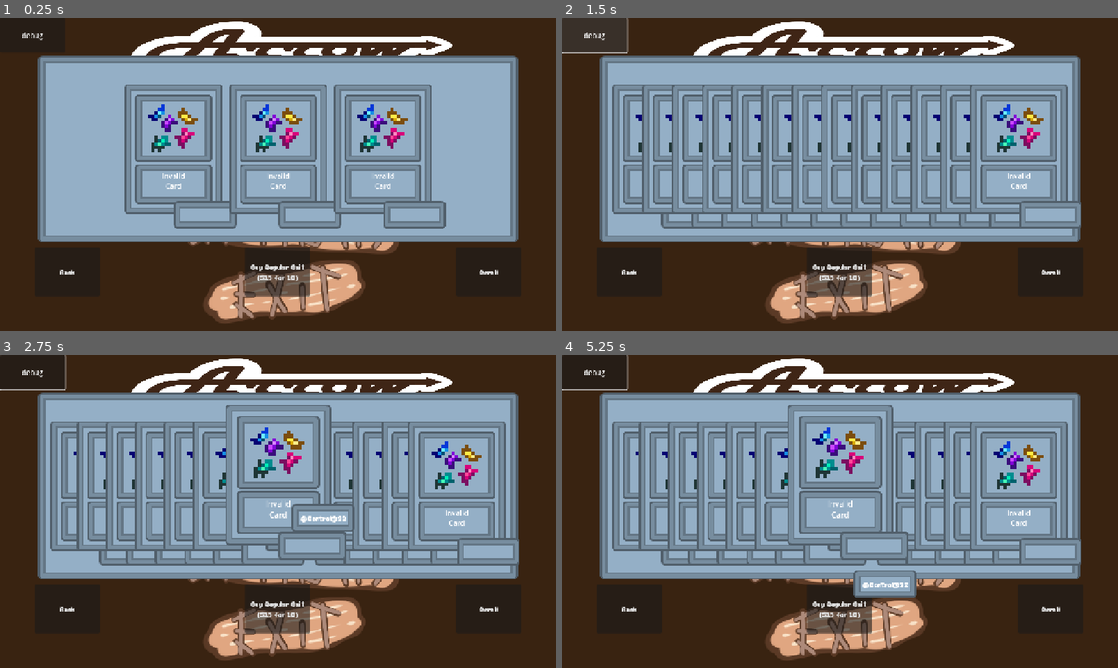
Above: before the commit, frames 1-4 (two rows, left to right).
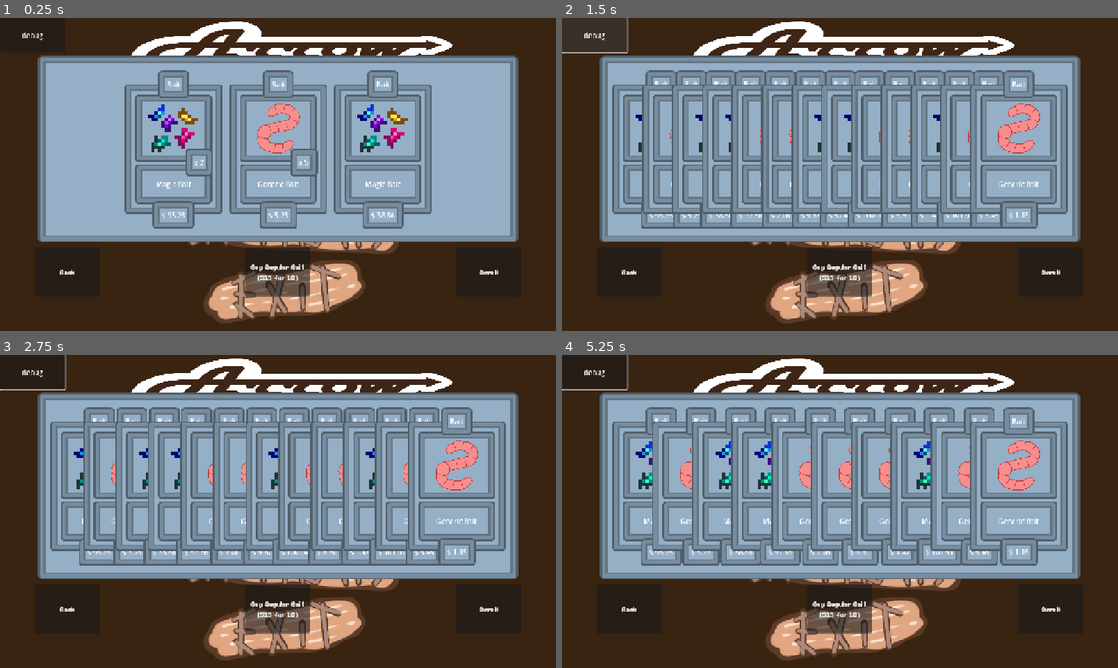
Above: after the commit, the same moments.

Repository: Meoah/Team-Awesome
Game: Godot game, scene res://scenes/ui/pop_ups/shop_popup.tscn
The game is run twice, just before and just after one commit, with the same random seed, the same clock (stepped at 60 frames per second) and the same inputs. This scene is started directly instead of the project's main scene.
Inputs (mouse positions are in pixels of both pictures, inside the frame that each line leads up to):
- Up to frame 1 (0.25 s): no input
- Up to frame 2 (1.5 s): click "Buy Regular Bait ($15 for 10)" at 0.5 s; click "debug" at 1.25 s
- Up to frame 3 (2.75 s): click (283, 495) at 2 s
- Up to frame 4 (5.25 s): click (845, 495) at 2.75 s; click "Reroll" at 3.5 s; click "Back" at 4.25 s; click (845, 561) at 5 s

The runs differ from the first frame. In frame 1, 5.7% of the frame differs, in the area x 27-81%, y 16-68%; in frame 2, 6.2%; in frame 3, 22%; in frame 4, 23%, in the area x 13-94%, y 16-78%.

Commit message:
Randomization logic works

Diff:
--- a/scenes/tooltip.gd
+++ b/scenes/tooltip.gd
@@ -15,6 +15,11 @@
 
 # Sets the text then attempts to set the tooltip to the target location.
 func _show_tooltip(target_global_position : Vector2, incoming_text : String) -> void:
+	# Abort if there's no text to be shown.
+	if !incoming_text:
+		_hide_tooltip()
+		return
+
 	tooltip_label.text = incoming_text
 	tooltip_panel.visible = true
 	_set_tooltip_position(target_global_position)
--- a/scenes/ui/pop_ups/shop/card.tscn
+++ b/scenes/ui/pop_ups/shop/card.tscn
@@ -1,19 +1,26 @@
-[gd_scene load_steps=4 format=3 uid="uid://bk1bcrfoh1bco"]
+[gd_scene load_steps=5 format=3 uid="uid://bk1bcrfoh1bco"]
 
 [ext_resource type="Script" uid="uid://b5ys5a180o8lv" path="res://scripts/ui/pop_ups/shop/card.gd" id="1_bcowh"]
 [ext_resource type="Texture2D" uid="uid://bubkm6extv28x" path="res://assets/textures/ui/panel_grey.png" id="1_gi68q"]
-[ext_resource type="Texture2D" uid="uid://dy1o3elvpuw8v" path="res://assets/textures/bait/placeholder_bait.png" id="3_d84nm"]
-
-[node name="Card" type="Control" node_paths=PackedStringArray("card_name_label", "cost_panel", "cost_label")]
+[ext_resource type="Texture2D" uid="uid://dpyu65euhj5p0" path="res://assets/textures/debug/prohibited.png" id="3_ci7qd"]
+
+[sub_resource type="StyleBoxTexture" id="StyleBoxTexture_ci7qd"]
+
+[node name="Card" type="Control" node_paths=PackedStringArray("card_type_panel", "card_type_label", "card_name_label", "card_image_texture_rect", "card_quantity_panel", "card_quantity_label", "card_cost_panel", "card_cost_label")]
 custom_minimum_size = Vector2(225, 300)
 layout_mode = 3
 anchor_right = 0.17600001
 anchor_bottom = 0.40100002
 offset_right = -0.28001404
 script = ExtResource("1_bcowh")
+card_type_panel = NodePath("Type")
+card_type_label = NodePath("Type/MarginContainer/Label")
 card_name_label = NodePath("CardFront/MarginContainer/VBoxContainer/Details/MarginContainer/Label")
-cost_panel = NodePath("Cost")
-cost_label = NodePath("Cost/MarginContainer/Label")
+card_image_texture_rect = NodePath("CardFront/MarginContainer/VBoxContainer/Image/MarginContainer/CardImage")
+card_quantity_panel = NodePath("Quantity")
+card_quantity_label = NodePath("Quantity/MarginContainer/Label")
+card_cost_panel = NodePath("Cost")
+card_cost_label = NodePath("Cost/MarginContainer/Label")
 
 [node name="CardFront" type="NinePatchRect" parent="."]
 layout_mode = 1
@@ -75,9 +82,10 @@
 theme_override_constants/margin_right = 16
 theme_override_constants/margin_bottom = 16
 
-[node name="TextureRect" type="TextureRect" parent="CardFront/MarginContainer/VBoxContainer/Image/MarginContainer"]
-layout_mode = 2
-texture = ExtResource("3_d84nm")
+[node name="CardImage" type="TextureRect" parent="CardFront/MarginContainer/VBoxContainer/Image/MarginContainer"]
+layout_mode = 2
+texture = ExtResource("3_ci7qd")
+expand_mode = 1
 stretch_mode = 5
 
 [node name="Details" type="Control" parent="CardFront/MarginContainer/VBoxContainer"]
@@ -118,16 +126,84 @@
 Card"
 autowrap_mode = 0
 horizontal_alignment = 1
-
-[node name="Cost" type="NinePatchRect" parent="."]
+vertical_alignment = 1
+
+[node name="AnimationPlayer" type="AnimationPlayer" parent="."]
+
+[node name="Type" type="PanelContainer" parent="."]
+layout_mode = 1
+anchors_preset = -1
+anchor_left = 0.5
+anchor_right = 0.5
+grow_horizontal = 2
+grow_vertical = 2
+theme_override_styles/panel = SubResource("StyleBoxTexture_ci7qd")
+
+[node name="NinePatchRect" type="NinePatchRect" parent="Type"]
+layout_mode = 2
+texture = ExtResource("1_gi68q")
+patch_margin_left = 16
+patch_margin_top = 16
+patch_margin_right = 16
+patch_margin_bottom = 16
+
+[node name="MarginContainer" type="MarginContainer" parent="Type"]
+layout_mode = 2
+theme_override_constants/margin_left = 20
+theme_override_constants/margin_top = 20
+theme_override_constants/margin_right = 20
+theme_override_constants/margin_bottom = 20
+
+[node name="Label" type="RichTextLabel" parent="Type/MarginContainer"]
+layout_mode = 2
+bbcode_enabled = true
+fit_content = true
+autowrap_mode = 0
+
+[node name="Quantity" type="PanelContainer" parent="."]
+layout_mode = 1
+anchors_preset = -1
+anchor_left = 0.9
+anchor_top = 0.6
+anchor_right = 0.9
+anchor_bottom = 0.6
+grow_horizontal = 0
+grow_vertical = 2
+theme_override_styles/panel = SubResource("StyleBoxTexture_ci7qd")
+
+[node name="NinePatchRect" type="NinePatchRect" parent="Quantity"]
+layout_mode = 2
+texture = ExtResource("1_gi68q")
+patch_margin_left = 16
+patch_margin_top = 16
+patch_margin_right = 16
+patch_margin_bottom = 16
+
+[node name="MarginContainer" type="MarginContainer" parent="Quantity"]
+layout_mode = 2
+theme_override_constants/margin_left = 20
+theme_override_constants/margin_top = 20
+theme_override_constants/margin_right = 20
+theme_override_constants/margin_bottom = 20
+
+[node name="Label" type="RichTextLabel" parent="Quantity/MarginContainer"]
+layout_mode = 2
+bbcode_enabled = true
+fit_content = true
+autowrap_mode = 0
+
+[node name="Cost" type="PanelContainer" parent="."]
 layout_mode = 1
 anchors_preset = -1
 anchor_left = 0.5
 anchor_top = 0.9
-anchor_right = 1.0
-anchor_bottom = 1.0
-offset_right = 32.0
-offset_bottom = 32.0
+anchor_right = 0.5
+anchor_bottom = 1.0
+grow_horizontal = 2
+theme_override_styles/panel = SubResource("StyleBoxTexture_ci7qd")
+
+[node name="NinePatchRect" type="NinePatchRect" parent="Cost"]
+layout_mode = 2
 texture = ExtResource("1_gi68q")
 patch_margin_left = 16
 patch_margin_top = 16
@@ -135,22 +211,14 @@
 patch_margin_bottom = 16
 
 [node name="MarginContainer" type="MarginContainer" parent="Cost"]
-layout_mode = 1
-anchors_preset = 15
-anchor_right = 1.0
-anchor_bottom = 1.0
-grow_horizontal = 2
-grow_vertical = 2
-theme_override_constants/margin_left = 16
-theme_override_constants/margin_top = 16
-theme_override_constants/margin_right = 16
-theme_override_constants/margin_bottom = 16
+layout_mode = 2
+theme_override_constants/margin_left = 20
+theme_override_constants/margin_top = 20
+theme_override_constants/margin_right = 20
+theme_override_constants/margin_bottom = 20
 
 [node name="Label" type="RichTextLabel" parent="Cost/MarginContainer"]
 layout_mode = 2
 bbcode_enabled = true
 fit_content = true
 autowrap_mode = 0
-horizontal_alignment = 1
-
-[node name="AnimationPlayer" type="AnimationPlayer" parent="."]
--- a/scenes/ui/tooltip_layer.tscn
+++ b/scenes/ui/tooltip_layer.tscn
@@ -43,4 +43,6 @@
 layout_mode = 2
 bbcode_enabled = true
 fit_content = true
+scroll_active = false
 autowrap_mode = 0
+horizontal_alignment = 1
--- a/scripts/ui/pop_ups/shop/card.gd
+++ b/scripts/ui/pop_ups/shop/card.gd
@@ -1,40 +1,132 @@
 extends Control
 class_name Card
 
-@export var card_name_label : RichTextLabel
-
+var card_name : String = ""
+var card_image : NodePath = ""
+var card_type : String = ""
+var card_cost : float = -1.0
+var card_cost_type : String = "$"
+var card_quantity : int = 1
 var card_description : String = ""
 
+var item_type : String = ""
+var item_id : int = 0
+
+signal card_purchased(purchased_card_info : Dictionary)
+
+const PURCHASED_ITEM_TYPE : String = "item_type"
+
+var purchased_card_info : Dictionary = {}
+
 func _ready() -> void:
-	pass
+	_set_parameters(ItemData.get_data(item_type, item_id))
+	_refresh_all()
+
+func _set_item(incoming_type : String, incoming_id : int) -> void:
+	item_type = incoming_type
+	item_id = incoming_id
+
+func _set_parameters(data : Dictionary = {}) -> void:
+	if data.has(ItemData.KEY_NAME) : card_name = data.get(ItemData.KEY_NAME)
+	if data.has(ItemData.KEY_IMAGE) : card_image = data.get(ItemData.KEY_IMAGE)
+	if data.has(ItemData.KEY_TYPE) : card_type = data.get(ItemData.KEY_TYPE)
+	if data.has(ItemData.KEY_QUANTITY_MIN) || data.has(ItemData.KEY_QUANTITY_MAX) : _set_quantity(data)
+	if data.has(ItemData.KEY_COST) : _set_cost(data)
+	if data.has(ItemData.KEY_DESCRIPTION) : card_description = data.get(ItemData.KEY_DESCRIPTION)
+	_refresh_all()
+
+# Sets the quantity of the item.
+func _set_quantity(data : Dictionary) -> void:
+	# Finds the minimum and maximum allowed values.
+	var quantity_min : int = 1
+	var quantity_max : int = 1
+	if data.has(ItemData.KEY_QUANTITY_MIN) : quantity_min = data.get(ItemData.KEY_QUANTITY_MIN)
+	if data.has(ItemData.KEY_QUANTITY_MAX) : quantity_max = data.get(ItemData.KEY_QUANTITY_MAX)
+
+	# If maximum is ever smaller than minimum, take minimum. However, if minimum is below 1, set it to 1 anyways.
+	if quantity_max <= quantity_min : card_quantity = quantity_min
+	if quantity_min < 1 : card_quantity = 1
+
+	# Randomly choose between the minimum and maximum and set that as the quantity.
+	card_quantity = randi_range(quantity_min, quantity_max)
+
+# Sets the cost of the item.
+func _set_cost(data : Dictionary) -> void:
+	# Since cost type only matters if there exists a cost, set it here.
+	if data.has(ItemData.KEY_COST_TYPE) : card_cost_type = data.get(ItemData.KEY_COST_TYPE)
+
+	# Determines the cost factor, which must be between 0 and 1.
+	var cost_factor : float = 0.9
+	if data.has(ItemData.KEY_COST_FACTOR) : cost_factor = data.get(ItemData.KEY_COST_FACTOR)
+	cost_factor = clamp(cost_factor, 0.0, 1.0) - 1.0
+
+	# Randomizes the cost according to +/- the factor by a percentage.
+	card_cost = data.get(ItemData.KEY_COST)
+	cost_factor = randf_range((1.0 - cost_factor), (1.0 + cost_factor))
+	card_cost *= cost_factor
+
+	# Finally, multiply the cost by the quantity.
+	card_cost *= card_quantity
 
 func _refresh_all() -> void:
+	_refresh_type()
+	_refresh_name()
+	_refresh_image()
+	_refresh_quantity()
 	_refresh_cost()
 
+@export var card_type_panel : PanelContainer
+@export var card_type_label : RichTextLabel
+func _refresh_type() -> void:
+	if !card_type:
+		card_type_panel.visible = false
+		return
+
+	card_type_label.text = card_type
+
+@export var card_name_label : RichTextLabel
+func _refresh_name() -> void:
+	if card_name : card_name_label.text = card_name
+
+@export var card_image_texture_rect : TextureRect
+func _refresh_image() -> void:
+	if card_image : card_image_texture_rect.texture = load(card_image)
+
+@export var card_quantity_panel : PanelContainer
+@export var card_quantity_label : RichTextLabel
+func _refresh_quantity() -> void:
+	if card_quantity <= 1:
+		card_quantity_panel.visible = false
+		return
+
+	card_quantity_label.text = "x %d" % card_quantity
+
 # Handles the cost window.
-@export var cost_panel : Control
-@export var cost_label : RichTextLabel
-var cost : float = -1.0
-var cost_type : String = "default"
+@export var card_cost_panel : PanelContainer
+@export var card_cost_label : RichTextLabel
 func _refresh_cost() -> void:
 	# If the cost is negative, don't display the window.
-	if cost < 0:
-		cost_panel.visible = false
+	if card_cost < 0:
+		card_cost_panel.visible = false
 		return
-	cost_panel.visible = true
+	card_cost_panel.visible = true
 
 	# If cost is 0, it's free.
-	if cost == 0.0:
-		cost_label.text = "FREE!!"
+	if card_cost == 0.0:
+		card_cost_label.text = "FREE!!"
 		return
 
-	# Prefixes
+	# Prefixes or suffixes the cost by type.
 	var final_cost_string : String = ""
-	match cost_type:
+	match card_cost_type:
 		"$":
 			final_cost_string += "$ "
-			final_cost_string += "%.2f" % cost
+			final_cost_string += "%.2f" % card_cost
 		_:
-			final_cost_string = "Invalid cost type"
+			final_cost_string = "%.2f" % card_cost
 
-	cost_label.text = final_cost_string
+	card_cost_label.text = final_cost_string
+
+# Handles what happens when item is purchased.
+func _card_purchased() -> void:
+	card_purchased.emit(purchased_card_info)
--- a/scripts/ui/pop_ups/shop/card_stage.gd
+++ b/scripts/ui/pop_ups/shop/card_stage.gd
@@ -1,7 +1,5 @@
 extends Control
 class_name CardStage
-
-# TODO Selecting cards
 
 const CARD_SIZE : Vector2 = Vector2(225, 300)
 
@@ -16,7 +14,7 @@
 const FAN_STRENGTH : float = 0.35
 
 var cards : Array[Card] = []
-var hovered : Control = null
+var hovered : Card = null
 var tweens : Dictionary = {}
 
 var base_x: Array[float] = []
@@ -36,7 +34,15 @@
 	if event is InputEventMouseMotion:
 		_update_mouse_hover()
 		# If a card is hovered, call for the tooltip to be moved.
-		if hovered != null : GameManager.get_tooltip_layer()._update_tooltip_position(get_global_mouse_position())
+		if hovered : GameManager.get_tooltip_layer()._update_tooltip_position(get_global_mouse_position())
+	if event is InputEventMouseButton and event.pressed:
+		if hovered and is_instance_valid(hovered):
+			var purchased_card : Card = hovered
+			_set_hover(null)
+			purchased_card._card_purchased()
+			# Wait until it actually exits, then refresh.
+			purchased_card.tree_exited.connect(_refresh_layout, CONNECT_ONE_SHOT)
+			purchased_card.queue_free()
 
 # Main function to add a card.
 func _add_card(incoming_card : Card) -> void:
@@ -59,6 +65,9 @@
 
 # Action taken when mouse moves on the screen.
 func _update_mouse_hover() -> void:
+	# If hovered card was freed, clear it.
+	if hovered != null and !is_instance_valid(hovered) : _set_hover(null)
+
 	# Abort if no cards.
 	if cards.is_empty() : return
 
@@ -102,6 +111,7 @@
 	for index : int in range(cards.size()):
 		# Select the current card, if it's not visible, ignore it.
 		var current_card : Card = cards[index]
+		if !is_instance_valid(current_card) : continue
 		if !current_card.visible : continue
 
 		# Determines if the mouse is within the bounds.
@@ -141,7 +151,7 @@
 	_update_layout()
 
 func _get_hover_tooltip_text(incoming_card : Card) -> String:
-	return incoming_card.name
+	return incoming_card.card_description
 
 # Main updater
 func _update_layout() -> void:
--- a/scripts/ui/pop_ups/shop_popup.gd
+++ b/scripts/ui/pop_ups/shop_popup.gd
@@ -3,15 +3,38 @@
 
 @export var card_stage : Control
 @export var card_scene : PackedScene
+enum SHOP_TYPE_FLAGS {BAIT, UPGRADE, TAROT}
+var shop_type : int = 0
 
 func _ready() -> void:
 	card_stage._add_card(prep_card())
 	card_stage._add_card(prep_card())
 	card_stage._add_card(prep_card())
 
+# Prepares a card
 func prep_card(_card_data : Dictionary = {}) -> Card:
 	var new_card : Card = card_scene.instantiate()
+	var item_category : String = generate_item_category()
+	var item_id : int = generate_item_id(item_category)
+
+	new_card._set_item(item_category, item_id)
 	return new_card
+
+# Returns with a category based off shop type.
+func generate_item_category() -> String:
+	match shop_type:
+		SHOP_TYPE_FLAGS.BAIT : return ItemData.BAIT
+		SHOP_TYPE_FLAGS.TAROT : return ItemData.TAROT
+		SHOP_TYPE_FLAGS.UPGRADE : return [ItemData.ROD, ItemData.REEL, ItemData.LURE, ItemData.EXOTIC].pick_random()
+	return ""
+
+# Returns a random ID from a list of available IDs from chosen category.
+func generate_item_id(item_category : String) -> int:
+	var available_ids = ItemData.get_available_ids(item_category)
+	# TODO prune certain ids based off critria?
+	# TODO actual weighted randomness
+	if available_ids : return available_ids.pick_random()
+	else : return 0
 
 func _on_button_pressed() -> void:
 	for each in range(10):
--- /dev/null
+++ b/scripts/util/item_data.gd
@@ -0,0 +1,191 @@
+class_name ItemData
+
+const EXOTIC : String = "Exotic"
+const REEL : String = "Reel"
+const ROD : String = "Rod"
+const LURE : String = "Lure"
+const BAIT : String = "Bait"
+const TAROT : String = "Tarot" # TODO working name
+
+# Returns the data according to given category and ID.
+static func get_data(category : String, id : int) -> Dictionary:
+	var source : Dictionary = get_category_dictionary(category)
+	return source.get(id, {})
+
+# Returns how many available IDs there are in an array.
+static func get_available_ids(category : String) -> Array[int]:
+	var list : Array[int] = []
+	var source : Dictionary = get_category_dictionary(category)
+
+	for key in source.keys() : if key != 0 : list.append(key)
+	return list
+
+# Returns with the proper dictionary from the given string.
+static func get_category_dictionary(category : String) -> Dictionary:
+	match category:
+		EXOTIC: return UPGRADES_EXOTIC
+		REEL:   return UPGRADES_REEL
+		ROD:    return UPGRADES_RODS
+		LURE:   return UPGRADES_LURES
+		BAIT:   return BAIT_BUNDLES
+		_:      return {}
+
+# Table of Contents. Each item is split into a category. Refer to category and item ID to access data.
+const UPGRADES_EXOTIC : Dictionary = {
+	0 : DUMMY_EXOTIC,
+	1 : MULTI_BOBBER,
+}
+
+const UPGRADES_REEL : Dictionary = {
+	0 : DUMMY_REEL,
+	1 : WOODEN_REEL,
+	2 : FISHTAGRAM_REEL,
+}
+
+const UPGRADES_RODS : Dictionary = {
+	0 : DUMMY_ROD,
+	1 : WOODEN_ROD,
+}
+
+const UPGRADES_LURES : Dictionary = {
+	0 : DUMMY_LURE,
+	1 : PLASTIC_LURE,
+
+}
+
+const BAIT_BUNDLES : Dictionary = {
+	0 : DUMMY_BAIT,
+	1 : GENERIC_BAIT_BUNDLE,
+	2 : MAGIC_BAIT,
+}
+
+## Item Data
+const KEY_NAME : String = "name"
+const KEY_IMAGE : String = "image"
+const KEY_TYPE : String = "type"
+const KEY_COST : String = "cost"
+const KEY_COST_TYPE : String = "cost_type"
+const KEY_COST_FACTOR : String = "cost_factor"
+const KEY_DESCRIPTION : String = "description"
+const KEY_QUANTITY_MIN : String = "quantity_min"
+const KEY_QUANTITY_MAX : String = "quantity_max"
+const KEY_SIGNAL : String = "signal"
+# Must include the following:
+#	KEY_NAME : String
+#	KEY_IMAGE : NodePath
+#	KEY_TYPE : String [Rod, Reel, Lure, Exotic]
+# Optional:
+#	KEY_COST : float [=> 0.0]
+#	KEY_COST_TYPE : String
+#	KEY_COST_FACTOR : float [0.0 ~ 1.0]
+#	KEY_QUANTITY_MIN : int [=> 0]
+#	KEY_QUANTITY_MAX : int [=> 0]
+#	KEY_DESCRIPTION : String
+#	KEY_SIGNAL : Array
+
+## Reels
+const DUMMY_REEL : Dictionary = {
+	KEY_NAME : "Dummy Reel",
+	KEY_IMAGE : NodePath("res://assets/textures/upgrades/reels/Wooden_Reel_temp.png"),
+	KEY_TYPE : REEL,
+	KEY_COST : 0.0,
+	KEY_DESCRIPTION : "You shouldnt see this... tsk tsk tsk"
+}
+
+const WOODEN_REEL : Dictionary = {
+	KEY_NAME : "Wooden Reel",
+	KEY_IMAGE : NodePath("res://assets/textures/upgrades/reels/Wooden_Reel_temp.png"),
+	KEY_TYPE : REEL,
+	KEY_COST : 15.0,
+	KEY_DESCRIPTION : "Gives a 25% chance to reduce input by 1"
+}
+
+const FISHTAGRAM_REEL : Dictionary = {
+	KEY_NAME : "Fishtagram Reel",
+	KEY_IMAGE : NodePath("res://assets/textures/upgrades/reels/Fishtagram_reel_temp.png"),
+	KEY_TYPE : REEL,
+	KEY_COST : 150.0,
+	KEY_DESCRIPTION : "5% to autocomplete minigame. Reel was skipped, too boring :/ "
+}
+
+## Rods
+const DUMMY_ROD : Dictionary = {
+	KEY_NAME : "Dummy Rod",
+	KEY_IMAGE : NodePath("res://assets/textures/upgrades/rods/wooden_rod_temp.png"),
+	KEY_TYPE : ROD,
+	KEY_COST : 0.0,
+	KEY_DESCRIPTION : "Yo rod is so STUPID... they didnt even know this was an ERROR message!"
+}
+
+const WOODEN_ROD : Dictionary = {
+	KEY_NAME : "Wooden Rod",
+	KEY_IMAGE : NodePath("res://assets/textures/upgrades/rods/wooden_rod_temp.png"),
+	KEY_TYPE : ROD,
+	KEY_COST : 15.0,
+	KEY_DESCRIPTION : "Adds +2% value to every other fish caught!"
+}
+
+## Lures
+const DUMMY_LURE : Dictionary = {
+	KEY_NAME : "Dummy Lure",
+	KEY_IMAGE : NodePath("res://assets/textures/upgrades/lures/plastic_lure_temp.png"),
+	KEY_TYPE : LURE,
+	KEY_COST : 0.0,
+	KEY_DESCRIPTION : "You just got lured DUMMY!"
+}
+
+const PLASTIC_LURE : Dictionary = {
+	KEY_NAME : "Plastic Lure",
+	KEY_IMAGE : NodePath("res://assets/textures/upgrades/lures/plastic_lure_temp.png"),
+	KEY_TYPE : LURE,
+	KEY_COST : 15.0,
+	KEY_DESCRIPTION : "+3% chance to upgrade fish rarity!"
+}
+
+## Exotics
+const DUMMY_EXOTIC : Dictionary = {
+	KEY_NAME : "Dummy Exotic",
+	KEY_IMAGE : NodePath("res://assets/textures/upgrades/exotic/multi_bobber.png"),
+	KEY_TYPE : EXOTIC,
+	KEY_COST : 0.0,
+	KEY_DESCRIPTION : "Does nothing... exotically~"
+}
+
+const MULTI_BOBBER : Dictionary = {
+	KEY_NAME : "Multi Bobber",
+	KEY_IMAGE : NodePath("res://assets/textures/upgrades/exotic/multi_bobber.png"),
+	KEY_TYPE : EXOTIC,
+	KEY_COST : 200.0,
+	KEY_DESCRIPTION : "Fire three bobbers to catch multiple fish with one use of your bait!"
+}
+
+## Bait Bundles
+const DUMMY_BAIT : Dictionary = {
+	KEY_NAME : "Dummy Bait",
+	KEY_IMAGE : NodePath("res://assets/textures/bait/worms_PNG32.png"),
+	KEY_TYPE : BAIT,
+	KEY_COST : 0.0,
+	KEY_DESCRIPTION : "Get baited."
+}
+
+const GENERIC_BAIT_BUNDLE : Dictionary = {
+	KEY_NAME : "Generic Bait",
+	KEY_IMAGE : NodePath("res://assets/textures/bait/generic_bait_placeholder.png"),
+	KEY_TYPE : BAIT,
+	KEY_COST : 1.0,
+	KEY_COST_FACTOR : 0.7,
+	KEY_QUANTITY_MIN : 1,
+	KEY_QUANTITY_MAX : 10,
+	KEY_DESCRIPTION : "As generic as it comes."
+}
+
+const MAGIC_BAIT : Dictionary = {
+	KEY_NAME : "Magic Bait",
+	KEY_IMAGE : NodePath("res://assets/textures/bait/placeholder_bait.png"),
+	KEY_TYPE : BAIT,
+	KEY_COST : 50.0,
+	KEY_COST_FACTOR : 0.7,
+	KEY_QUANTITY_MIN : 1,
+	KEY_QUANTITY_MAX : 2,
+	KEY_DESCRIPTION : "[font_size=8]This may or may not be a scam.[/font_size]\nThis is [color=red]DEFINITELY[/color] worth it."
+}
--- a/scripts/util/upgrades_data.gd
+++ /dev/null
@@ -1,119 +0,0 @@
-class_name UpgradesData
-
-
-# Table of Contents. Each upgrade is split into a category. Refer to category and item ID to access data.
-
-const UPGRADES_EXOTIC : Dictionary = {
-	0 : DUMMY_EXOTIC,
-	1 : MULTI_BOBBER,
-}
-
-const UPGRADES_REEL : Dictionary = {
-	0 : DUMMY_REEL,
-	1 : WOODEN_REEL,
-	2 : FISHTAGRAM_REEL,
-}
-
-const UPGRADES_RODS : Dictionary = {
-	0 : DUMMY_ROD,
-	1 : WOODEN_ROD,
-}
-
-const UPGRADES_LURES : Dictionary = {
-	0 : DUMMY_LURE,
-	1 : PLASTIC_LURE,
-
-}
-
-
-## Upgrades data
-# Must include the following:
-#	"name" : String
-#	"image" : NodePath
-#	"type" : String [Rod, Reel, Lure, Exotic]
-#	"cost" : float
-#	"description" : String
-# Anything other parameter is optional and can be used for speciality upgrades.
-
-
-
-#Reels
-const DUMMY_REEL : Dictionary = {
-	"name" : "Dummy Reel",
-	"image" : NodePath("res://assets/textures/upgrades/reels/Wooden_Reel_temp.png"),
-	"type" : "Reel",
-	"cost" : 0.0,
-	"description" : "You shouldnt see this... tsk tsk tsk"
-}
-
-const WOODEN_REEL : Dictionary = {
-	"name" : "Wooden Reel",
-	"image" : NodePath("res://assets/textures/upgrades/reels/Wooden_Reel_temp.png"),
-	"type" : "Reel",
-	"cost" : 15.0,
-	"description" : "Gives a 25% chance to reduce input by 1"
-}
-
-const FISHTAGRAM_REEL : Dictionary = {
-	"name" : "Fishtagram Reel",
-	"image" : NodePath("res://assets/textures/upgrades/reels/Fishtagram_reel_temp.png"),
-	"type" : "Reel",
-	"cost" : 150.0,
-	"description" : "5% to autocomplete minigame. Reel was skipped, too boring :/ "
-}
-
-
-
-#Rods
-
-const DUMMY_ROD : Dictionary = {
-	"name" : "Dummy Rod",
-	"image" : NodePath("res://assets/textures/upgrades/rods/wooden_rod_temp.png"),
-	"type" : "Reel",
-	"cost" : 0.0,
-	"description" : "Yo rod is so STUPID... they didnt even know this was an ERROR message!"
-}
-
-const WOODEN_ROD : Dictionary = {
-	"name" : "Wooden Rod",
-	"image" : NodePath("res://assets/textures/upgrades/rods/wooden_rod_temp.png"),
-	"type" : "Reel",
-	"cost" : 15.0,
-	"description" : "Adds +2% value to every other fish caught!"
-}
-
-
-
-#Lures
-const DUMMY_LURE : Dictionary = {
-	"name" : "Dummy Lure",
-	"image" : NodePath("res://assets/textures/upgrades/lures/plastic_lure_temp.png"),
-	"type" : "Lure",
-	"cost" : 0.0,
-	"description" : "You just got lured DUMMY!"
-}
-
-const PLASTIC_LURE : Dictionary = {
-	"name" : "Plastic Lure",
-	"image" : NodePath("res://assets/textures/upgrades/lures/plastic_lure_temp.png"),
-	"type" : "Lure",
-	"cost" : 15.0,
-	"description" : "+3% chance to upgrade fish rarity!"
-}
-
-#Exotics
-const DUMMY_EXOTIC : Dictionary = {
-	"name" : "Dummy exotic",
-	"image" : NodePath("res://assets/textures/upgrades/exotic/multi_bobber.png"),
-	"type" : "Exotic",
-	"cost" : 0.0,
-	"description" : "Does nothing... exotically~"
-}
-
-const MULTI_BOBBER : Dictionary = {
-	"name" : "Multi Bobber",
-	"image" : NodePath("res://assets/textures/upgrades/exotic/multi_bobber.png"),
-	"type" : "Exotic",
-	"cost" : 200.0,
-	"description" : "Fire three bobbers to catch multiple fish with one use of your bait!"
-}
Binary file added: assets/textures/bait/generic_bait_placeholder.png
Not shown, added: assets/textures/bait/generic_bait_placeholder.png.import
Binary file added: assets/textures/debug/prohibited.png
Not shown, added: assets/textures/debug/prohibited.png.import
Renamed: scripts/util/upgrades_data.gd.uid -> scripts/util/item_data.gd.uid
